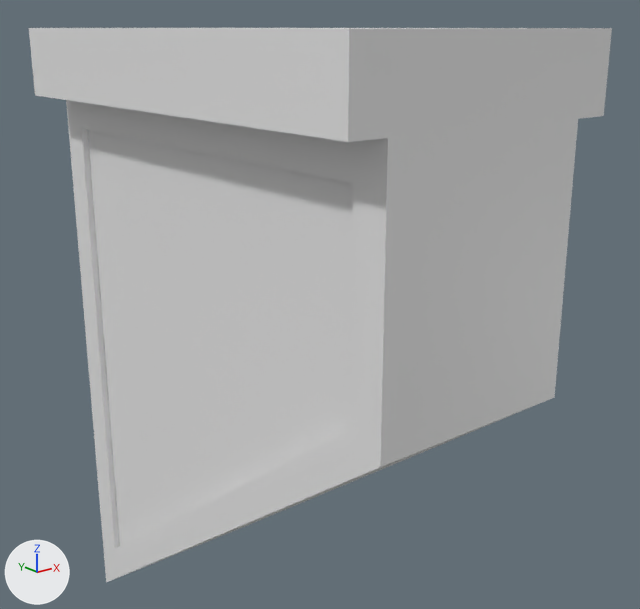
An edit to the FBX model Gravity Puzzle Game/Assets/Art/Models/Props Models/CeilingSupport_CeilingBeamConnector_01.FBX, drawn before and after from the same camera.
Before and after are seen from a 50 mm camera at (-1.48, -3.26, 0.0) aimed at (0.12, -1.27, -0.8). Lighting does not change. The marker at lower left points along +X, +Y and +Z. Where no turn or scale is listed for an object, it has been applied to the vertices.

Objects in the first picture: 'CeilingSupport_CeilingBeamConnector_01'.
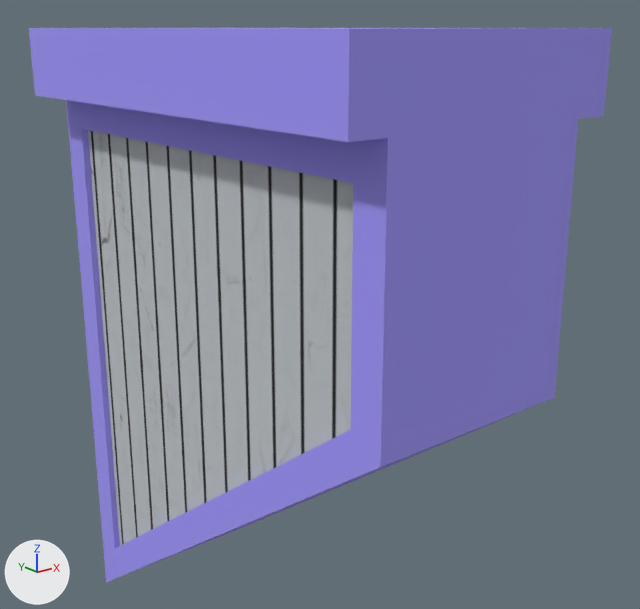
Where the change shows, as pixel boxes [x1, y1, x2, y2] in the pictures (640 x 609 px):
part 1 of me_mesh, recoloured (grey to blue)
    both: [29, 28, 612, 467]
part 2 of me_mesh, recoloured (grey to blue)
    both: [107, 400, 548, 582]
part 3 of me_mesh, recoloured (grey to blue)
    both: [66, 100, 120, 582]
part 4 of me_mesh, recoloured
    both: [88, 130, 353, 546]

The edits, one by one:
Picture 'MetalPlates_02_basecolor.png' (img_metalplates_02_basecolor_png) is new.
Material '07 - Default' (mat_07___default) is new.
Its base color is (0.369, 0.322, 1.0) (blue #a49aff).
Its roughness is 0.859.
Material '12 - Default' (mat_12___default) is new.
Its texture is img_metalplates_02_basecolor_png (with its transparency).
Its roughness is 0.859.
me_mesh has 36 vertices, 34 faces and spans x -0.4..0.4, y -2.0..-0.5, z -2.0..0.0.
me_mesh is used by ob_ceilingsupport_ceilingbeamconnector_01; location (0.0, 0.0, 0.0).
me_mesh part 1: all 19 faces centred in x -0.4..0.4, y -2.0..-1.25, z -0.57..0.0 switch from no material to mat_07___default (blue #a39aff).
me_mesh part 2: all 5 faces centred in x -0.3..0.3, y -1.25, z -1.45..-1.33 switch from no material to mat_07___default (blue #a39aff).
me_mesh part 3: all 5 faces centred in x -0.3..0.3, y -0.6..-0.5, z -1.1..-1.05 switch from no material to mat_07___default (blue #a39aff).
me_mesh part 4: all 2 faces centred in x -0.28..0.28, y -1.25, z -0.81 switch from no material to mat_12___default (picture img_metalplates_02_basecolor_png).
